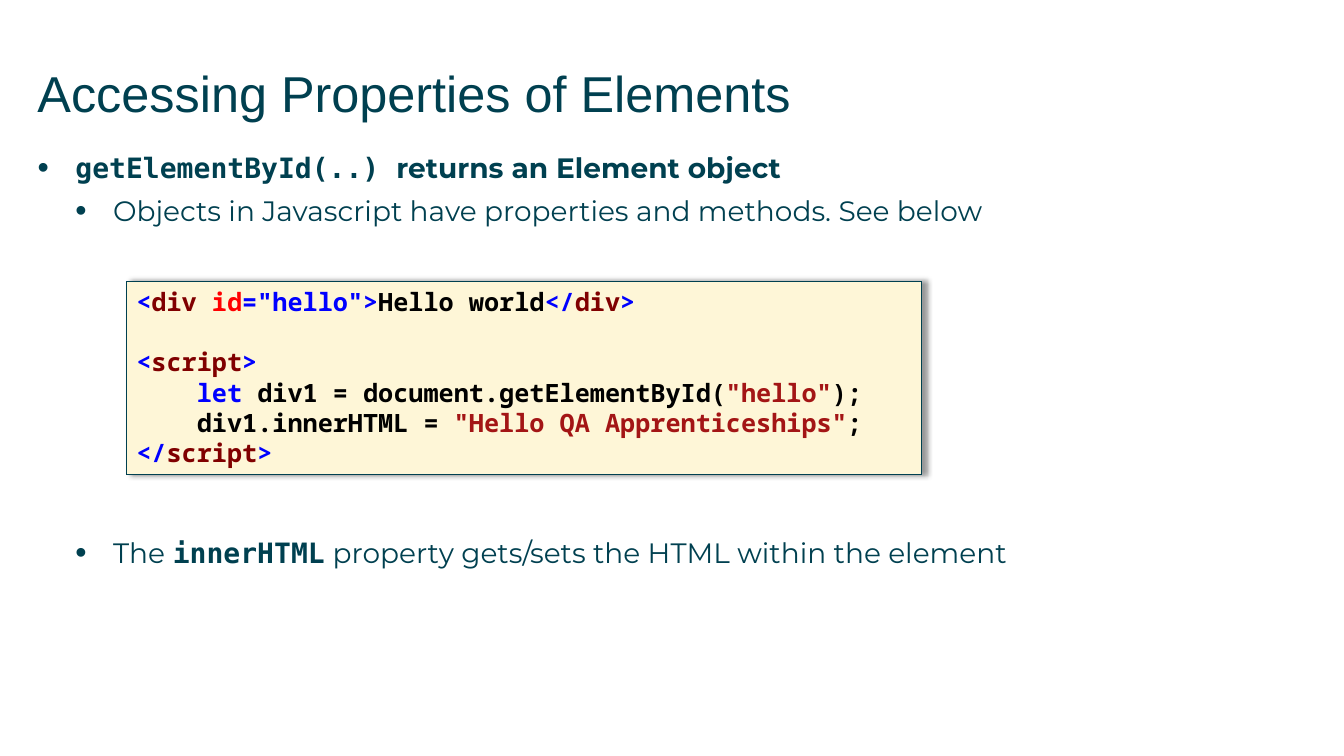
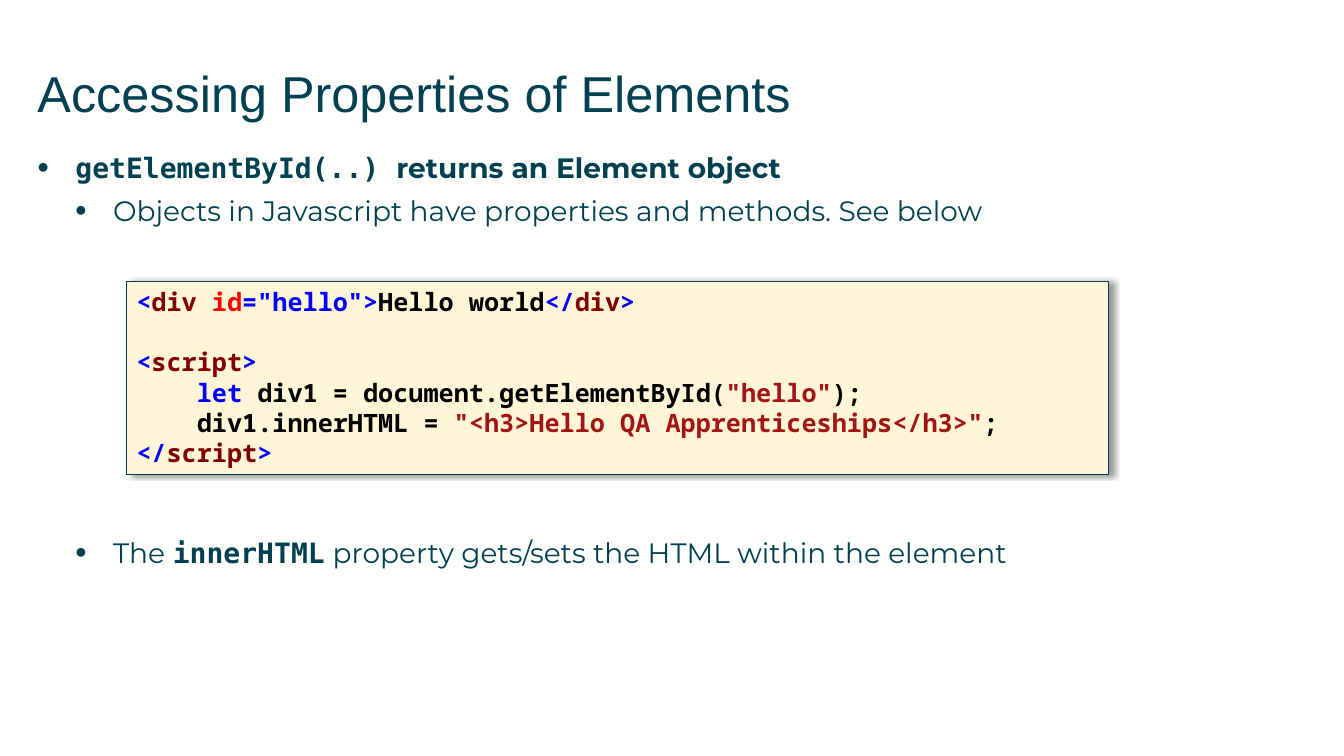
Before and after one commit to mikebaradaran/web_fundamentals, a slide deck: slide 7 of Slides/JavaScript/09 - Accessing DOM elements.pptx. Drawn at 1344x756 pixels with LibreOffice and Linux fonts; fonts in the diff are those of the drawing. Boxes give left, top, right and bottom in pixels: in the first picture for what was removed or moved away, otherwise in the second. Text is boxed around its words. In the diff, an @@ line names an element or a change of style, - is before the commit and + after.

```diff
--- a/Slides/JavaScript/09 - Accessing DOM elements.pptx
+++ b/Slides/JavaScript/09 - Accessing DOM elements.pptx
@@ rectangle "<div id="hello">Hello world</div>": place and size @@
-rectangle "<div id="hello">Hello world</div>" at [126, 281, 922, 475]
+rectangle "<div id="hello">Hello world</div>" at [126, 281, 1109, 475]
@@ text in rectangle at [197, 412, 999, 438]: text changed @@
-div1.innerHTML = "Hello QA Apprenticeships";
+div1.innerHTML = "<h3>Hello QA Apprenticeships</h3>";
```
Also in this commit, not shown: 2 other files.
